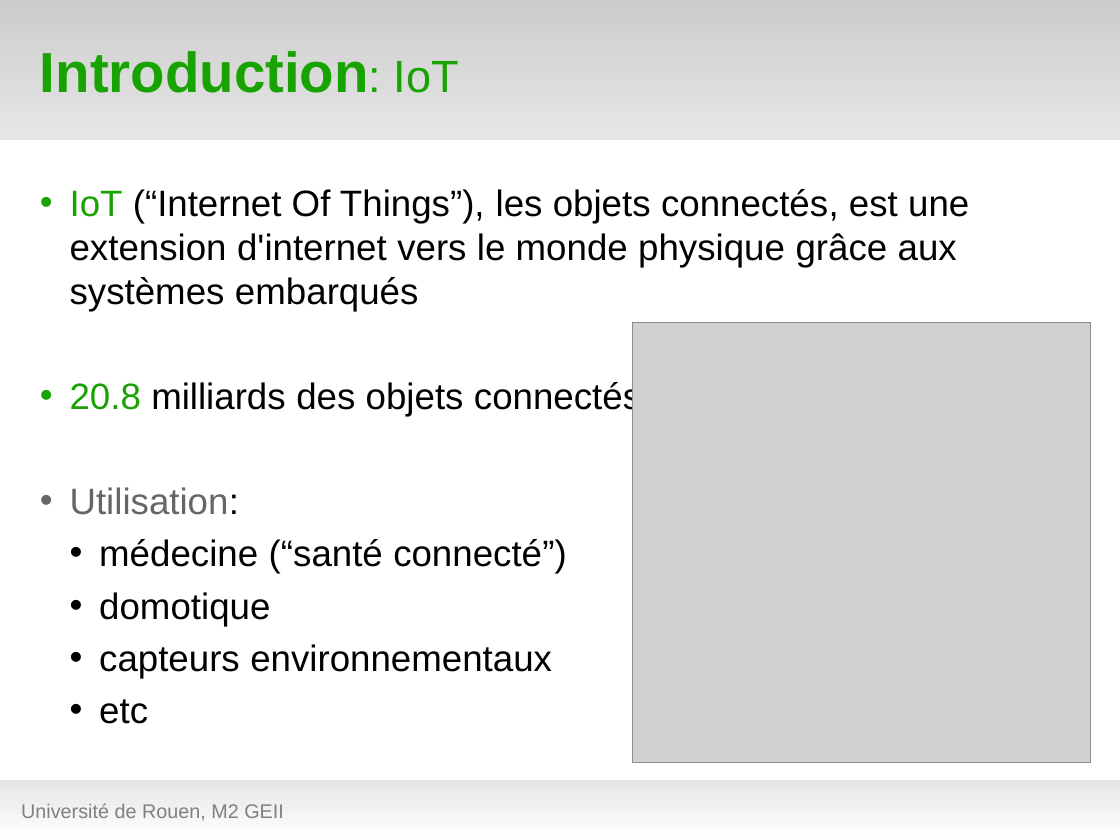
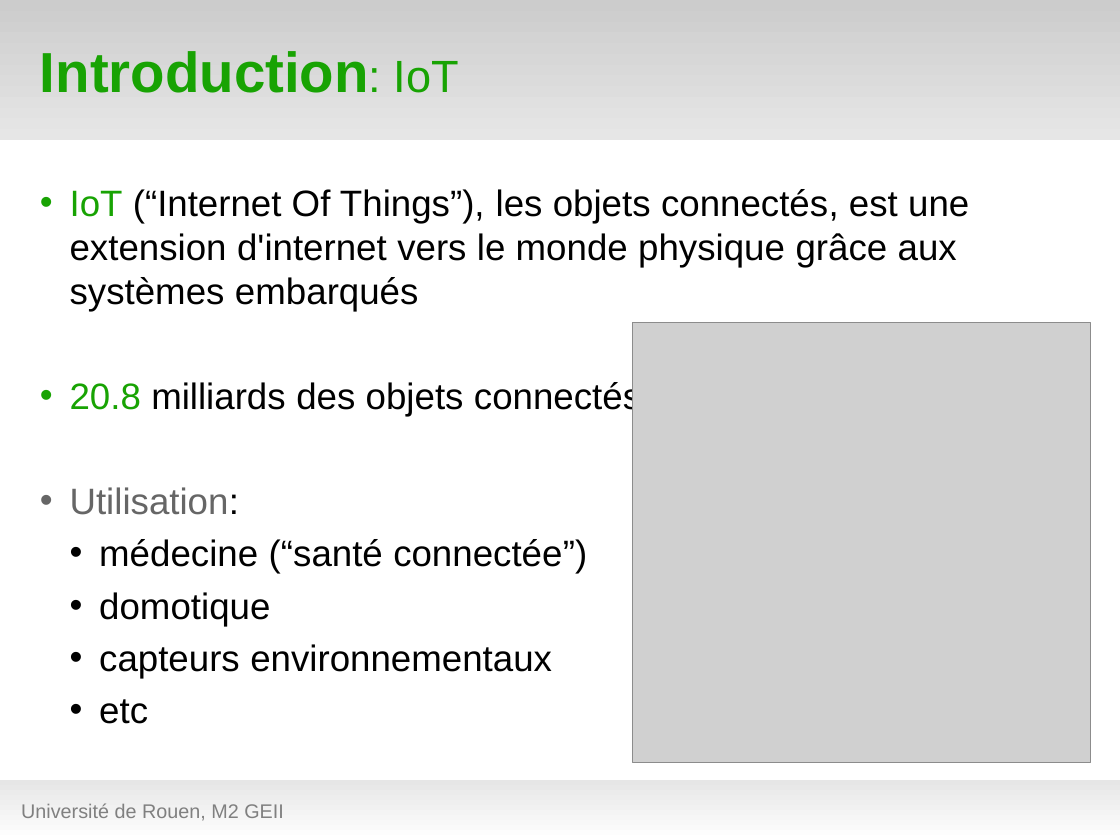
Before and after one commit to hanzenok/dataexp, a slide deck: slide 4 of presentation/test_green8.odp. Drawn at 1120x840 pixels with LibreOffice and Linux fonts; fonts in the diff are those of the drawing; grey boxes stand for pictures; background and template pictures are left out. Boxes give left, top, right and bottom in pixels: in the first picture for what was removed or moved away, otherwise in the second. Text is boxed around its words. In the diff, an @@ line names an element or a change of style, - is before the commit and + after.

```diff
--- a/presentation/test_green8.odp
+++ b/presentation/test_green8.odp
@@ text at (99,539,587,574): text changed @@
-  • médecine (“santé connecté”)
+  • médecine (“santé connectée”)
```
Also in this commit, not shown: 12 other slides changed, 7 other files.
